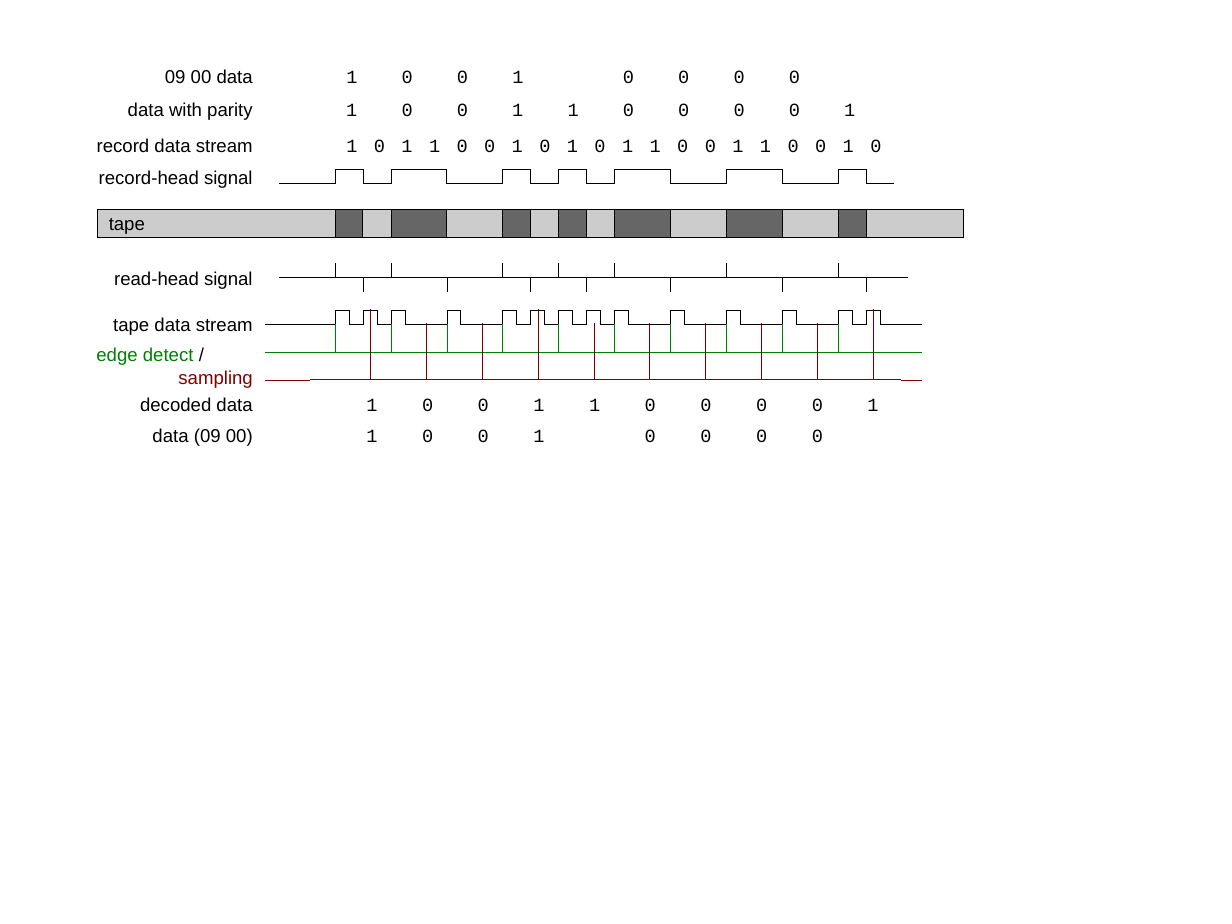
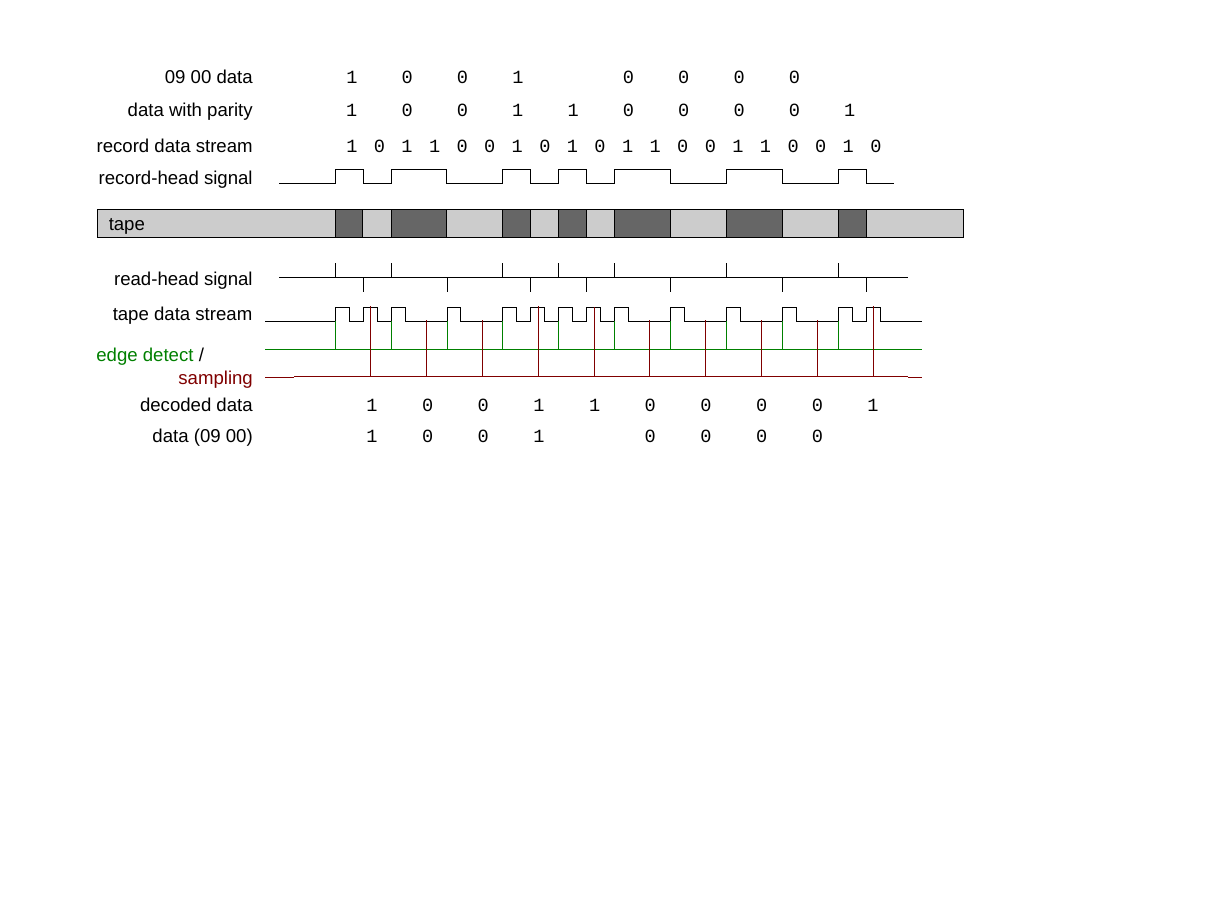
Before and after one commit to durgadas311/wang, a slide deck: slide 1 of w600-sim/docs/src/wang600tape.odp. Drawn at 1232x924 pixels with LibreOffice and Linux fonts; fonts in the diff are those of the drawing. Boxes give left, top, right and bottom in pixels: in the first picture for what was removed or moved away, otherwise in the second. Text is boxed around its words. In the diff, an @@ line names an element or a change of style, - is before the commit and + after.

```diff
--- a/w600-sim/docs/src/wang600tape.odp
+++ b/w600-sim/docs/src/wang600tape.odp
@@ text "tape data stream": place and size @@
-text "tape data stream" at <box>113,317,253,335</box>
+text "tape data stream" at <box>113,306,252,324</box>
@@ freeform shape: place and size @@
-freeform shape at <box>265,311,922,325</box>
+freeform shape at <box>265,307,922,322</box>
@@ freeform shape: place and size @@
-freeform shape at <box>265,310,922,380</box>
+freeform shape at <box>265,306,922,377</box>
@@ freeform shape at <box>265,321,922,349</box>: outline redrawn @@
```
Also in this commit, not shown: 2 other files.
